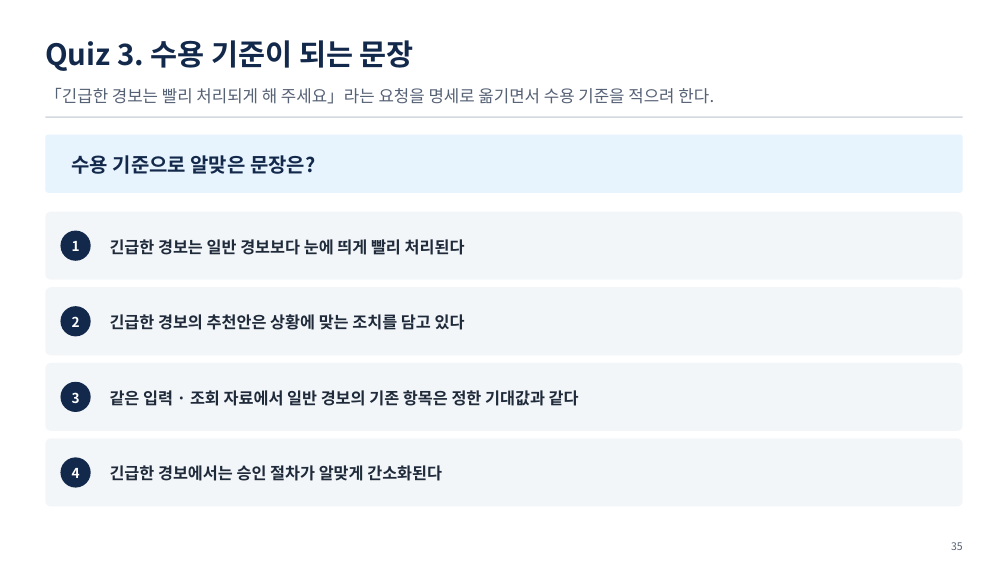
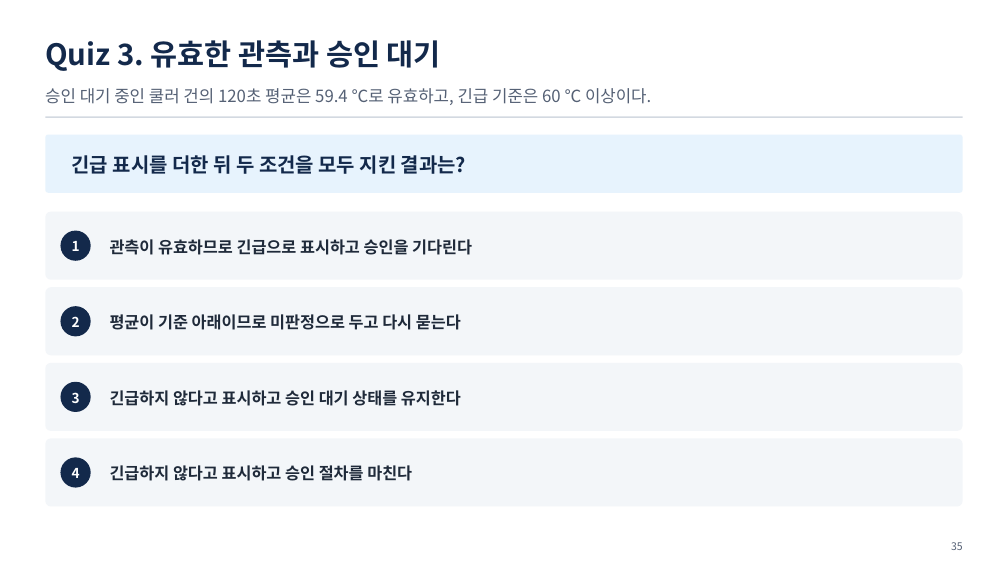
Before and after one commit to uengine-oss/hyd-iot-edu, a slide deck: slide 35 of workspace/강의제작/산출물/통합반/이론_오프라인/07회차/통합반_오프라인_07회차.pptx. Drawn at 1008x567 pixels with LibreOffice and Linux fonts; fonts in the diff are those of the drawing. Boxes give left, top, right and bottom in pixels: in the first picture for what was removed or moved away, otherwise in the second. Text is boxed around its words. In the diff, an @@ line names an element or a change of style, - is before the commit and + after.

```diff
--- a/workspace/강의제작/산출물/통합반/이론_오프라인/07회차/통합반_오프라인_07회차.pptx
+++ b/workspace/강의제작/산출물/통합반/이론_오프라인/07회차/통합반_오프라인_07회차.pptx
@@ text at (x1=45, y1=40, x2=441, y2=71): text changed @@
-Quiz 3. 수용 기준이 되는 문장
+Quiz 3. 유효한 관측과 승인 대기
@@ text at (x1=45, y1=88, x2=651, y2=105): text changed @@
-「긴급한 경보는 빨리 처리되게 해 주세요」라는 요청을 명세로 옮기면서 수용 기준을 적으려 한다.
+승인 대기 중인 쿨러 건의 120초 평균은 59.4 ℃로 유효하고, 긴급 기준은 60 ℃ 이상이다.
@@ text at (x1=72, y1=155, x2=466, y2=174): text changed @@
-수용 기준으로 알맞은 문장은?
+긴급 표시를 더한 뒤 두 조건을 모두 지킨 결과는?
@@ text at (x1=110, y1=239, x2=472, y2=255): text changed @@
-긴급한 경보는 일반 경보보다 눈에 띄게 빨리 처리된다
+관측이 유효하므로 긴급으로 표시하고 승인을 기다린다
@@ text at (x1=110, y1=314, x2=461, y2=330): text changed @@
-긴급한 경보의 추천안은 상황에 맞는 조치를 담고 있다
+평균이 기준 아래이므로 미판정으로 두고 다시 묻는다
@@ text at (x1=110, y1=390, x2=461, y2=406): text changed @@
-같은 입력 · 조회 자료에서 일반 경보의 기존 항목은 정한 기대값과 같다
+긴급하지 않다고 표시하고 승인 대기 상태를 유지한다
@@ text at (x1=110, y1=465, x2=412, y2=481): text changed @@
-긴급한 경보에서는 승인 절차가 알맞게 간소화된다
+긴급하지 않다고 표시하고 승인 절차를 마친다
```
Also in this commit, not shown: 3 other slides changed, 16 other files.
